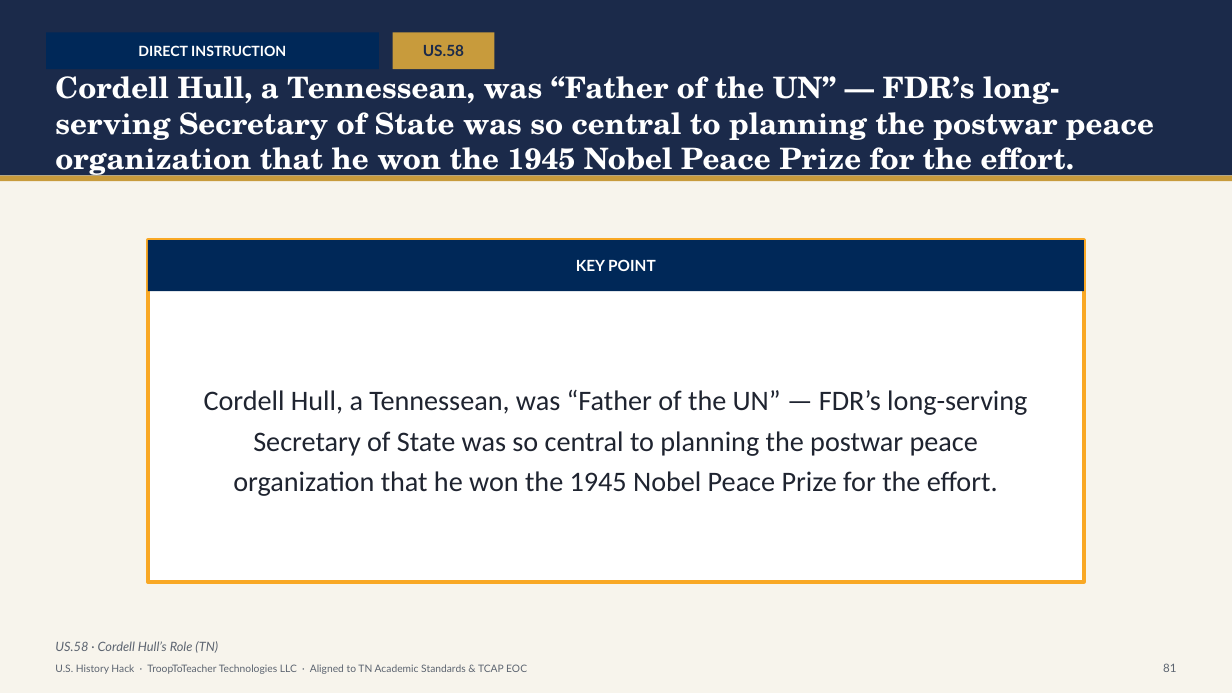
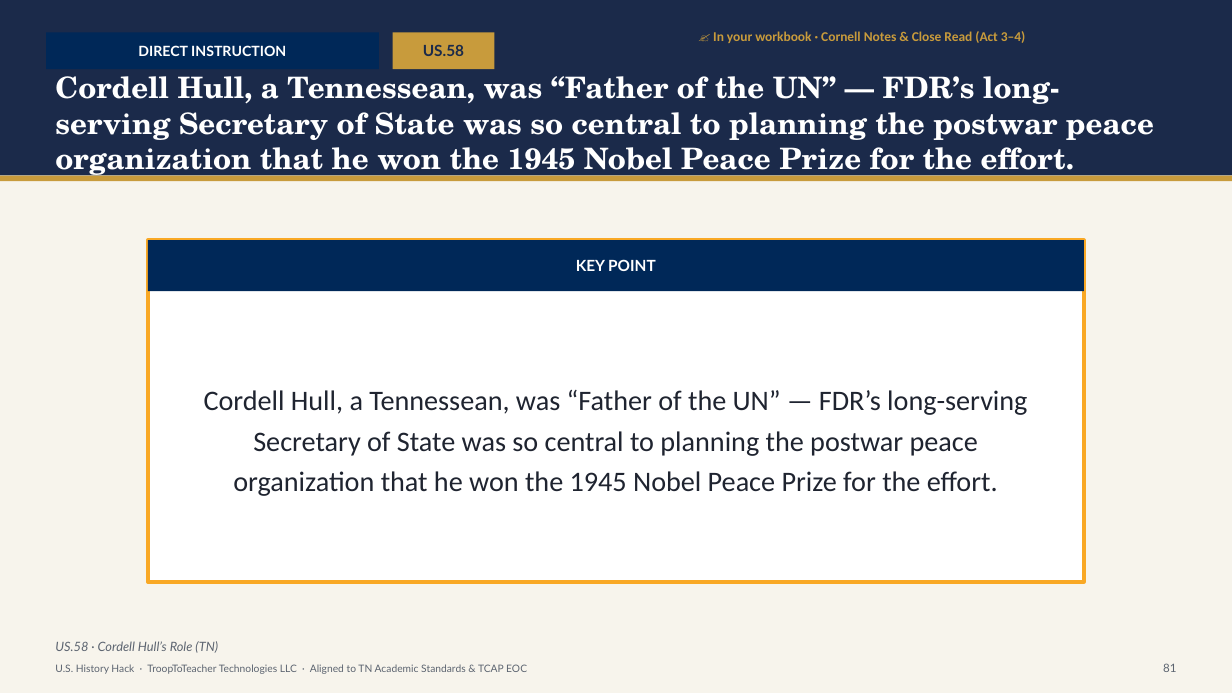
Before and after one commit to Trooptoteacher/trooptoteacher-history, a slide deck: slide 108 of 00_START_HERE/UNIT6_DECKS_BUILD/Unit6_Student_Deck_CourseStandard.pptx. Drawn at 1232x693 pixels with LibreOffice and Linux fonts; fonts in the diff are those of the drawing. Boxes give left, top, right and bottom in pixels: in the first picture for what was removed or moved away, otherwise in the second. Text is boxed around its words. In the diff, an @@ line names an element or a change of style, - is before the commit and + after.

```diff
--- a/00_START_HERE/UNIT6_DECKS_BUILD/Unit6_Student_Deck_CourseStandard.pptx
+++ b/00_START_HERE/UNIT6_DECKS_BUILD/Unit6_Student_Deck_CourseStandard.pptx
@@ text added at (713, 31, 1025, 43), 10.5 pt, text #C89B3C, bold @@
+✍ In your workbook · Cornell Notes & Close Read (Act 3–4)
```
Also in this commit, not shown: 97 other slides changed, 1 other file.
